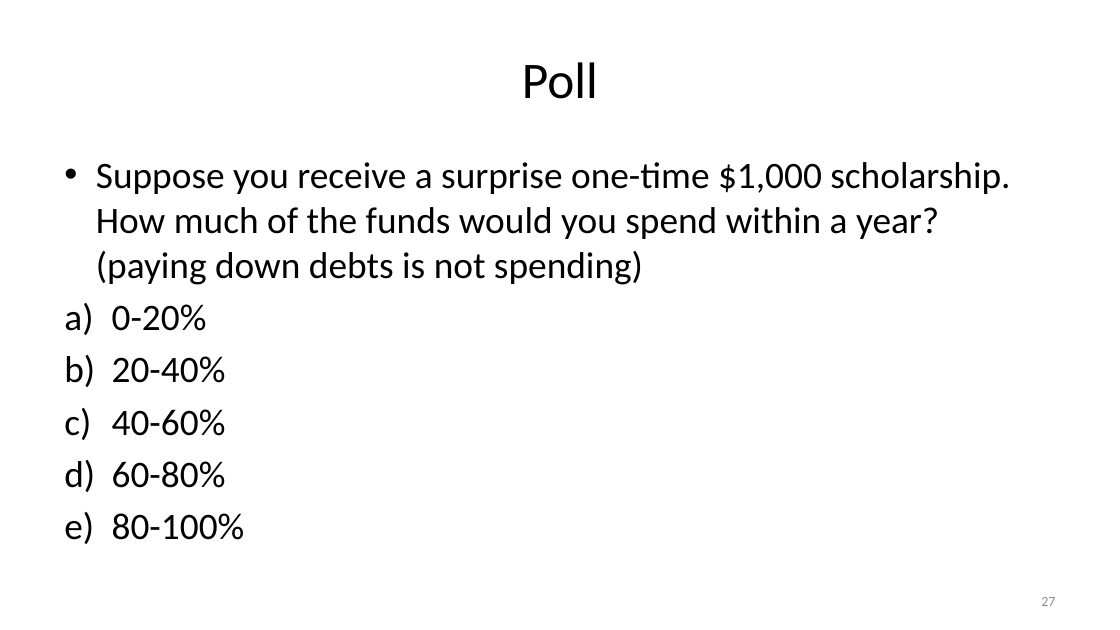
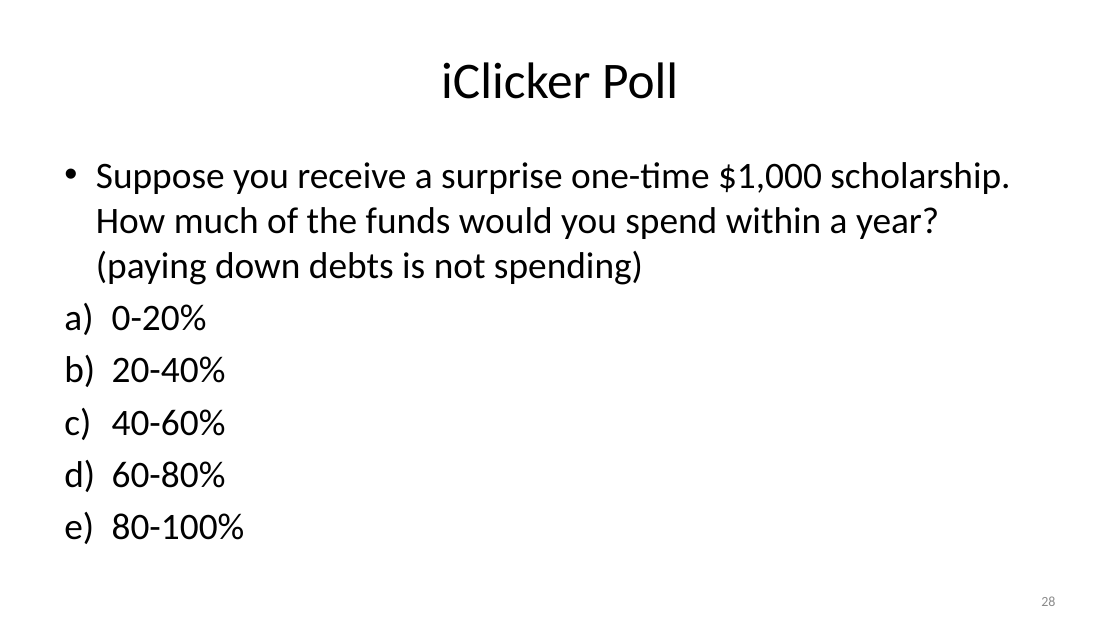
Before and after one commit to jonsteinsson/jonsteinsson.github.io, a slide deck: slide 28 of static/teaching/Lecture05ConsumptionSaving.pptx (slide 27 before the commit). Drawn at 1120x630 pixels with LibreOffice and Linux fonts; fonts in the diff are those of the drawing. Boxes give left, top, right and bottom in pixels: in the first picture for what was removed or moved away, otherwise in the second. Text is boxed around its words. In the diff, an @@ line names an element or a change of style, - is before the commit and + after.

```diff
--- a/static/teaching/Lecture05ConsumptionSaving.pptx
+++ b/static/teaching/Lecture05ConsumptionSaving.pptx
@@ title at bbox=[441, 62, 678, 99]: text changed @@
-Poll
+iClicker Poll
@@ page number at bbox=[1041, 596, 1055, 606]: text changed @@
-27
+28
```
Also in this commit, not shown: 1 slide added, 17 other files.
